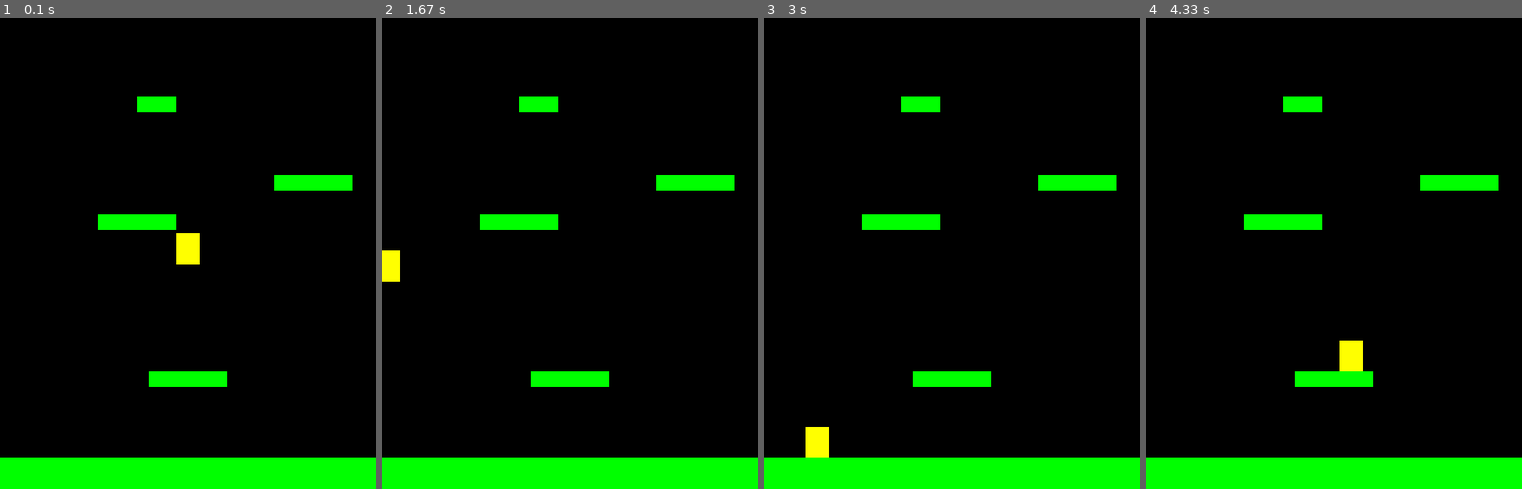
Above: before the commit, frames 1-4 (left to right).
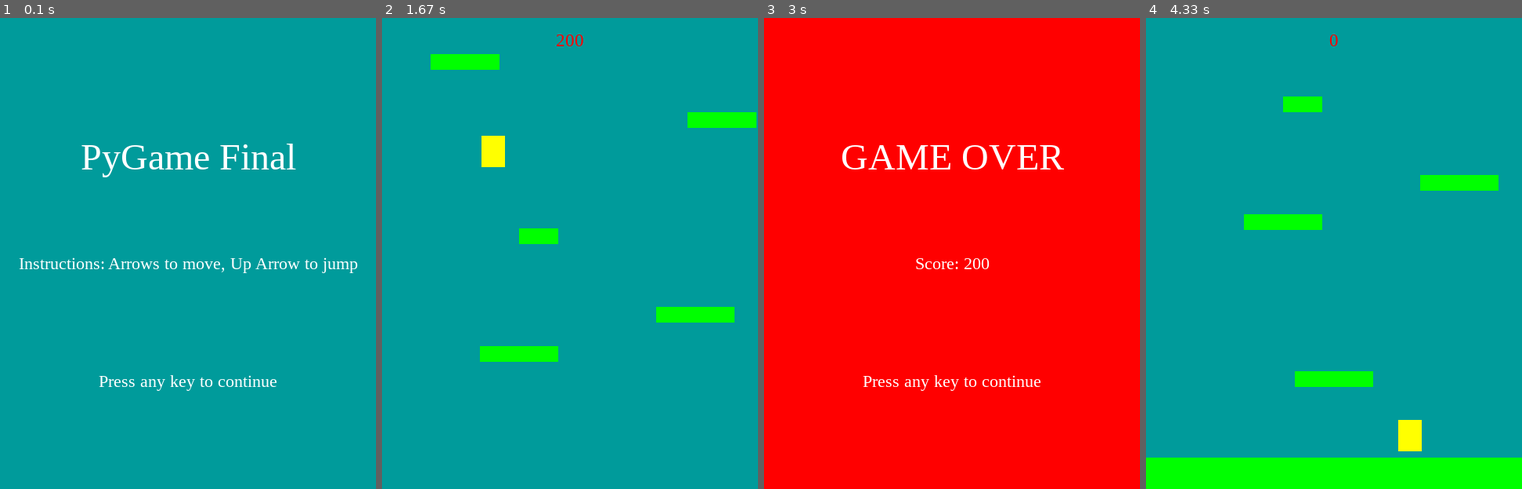
Above: after the commit, the same moments.

Repository: Rydersel/Doodle_Jump_Clone_PyGame
Game: pygame game, started from Main.py
Two runs of this game, one before a commit and one after it. Both use one fixed random seed, a clock stepped at 60 frames per second and the inputs below.
Inputs:
- Up to frame 1 (0.1 s): no input
- Up to frame 2 (1.67 s): hold Left 0.33-0.87 s; hold Left 0.9-1.3 s; hold Up from 1.33 s (still down)
- Up to frame 3 (3 s): release Up at 1.7 s; hold Right 1.73-2.37 s; hold Left 2.4-2.87 s; hold Right from 2.9 s (still down)
- Up to frame 4 (4.33 s): release Right at 3.37 s; hold Up 3.4-3.7 s; hold Right 3.73-4.2 s; hold Left from 4.23 s (still down)

The runs differ from the first frame. In frame 1, 100% of the frame differs, in the area x 0-100%, y 0-100%; in frame 2, 100%; in frame 3, 100%; in frame 4, 91%.

Commit message:
Add files via upload

Diff:
--- /dev/null
+++ b/Final.py
@@ -0,0 +1,279 @@
+
+'''
+Updated at 7:21PM on 5/19/19
+
+'''
+
+# Global constants
+
+# Colors
+
+
+
+class Player(pygame.sprite.Sprite):
+    """ This class represents the bar at the bottom that the player
+        controls. """
+
+    # -- Methods
+    def __init__(self):
+        """ Constructor function """
+
+        # Call the parent's constructor
+        super().__init__()
+
+        # Create an image of the block, and fill it with a color.
+        # This could also be an image loaded from the disk.
+        width = 40
+        height = 60
+        self.image = pygame.Surface([width, height])
+        self.image.fill(RED)
+
+        # Set a referance to the image rect.
+        self.rect = self.image.get_rect()
+
+        # Set speed vector of player
+        self.change_x = 0
+        self.change_y = 0
+
+        # List of sprites we can bump against
+        self.level = None
+
+    def update(self):
+        """ Move the player. """
+        # Gravity
+        self.calc_grav()
+
+        # Move left/right
+        self.rect.x += self.change_x
+
+        # See if we hit anything
+        block_hit_list = pygame.sprite.spritecollide(self, self.level.platform_list, False)
+        for block in block_hit_list:
+            # If we are moving right,
+            # set our right side to the left side of the item we hit
+            if self.change_x > 0:
+                self.rect.right = block.rect.left
+            elif self.change_x < 0:
+                # Otherwise if we are moving left, do the opposite.
+                self.rect.left = block.rect.right
+
+        # Move up/down
+        self.rect.y += self.change_y
+
+        # Check and see if we hit anything
+        block_hit_list = pygame.sprite.spritecollide(self, self.level.platform_list, False)
+        for block in block_hit_list:
+
+            # Reset our position based on the top/bottom of the object.
+            if self.change_y > 0:
+                self.rect.bottom = block.rect.top
+            elif self.change_y < 0:
+                self.rect.top = block.rect.bottom
+
+            # Stop our vertical movement
+            self.change_y = 0
+
+    def calc_grav(self):
+        """ Calculate effect of gravity. """
+        if self.change_y == 0:
+            self.change_y = 1
+        else:
+            self.change_y += .35
+
+        # See if we are on the ground.
+        if self.rect.y >= SCREEN_HEIGHT - self.rect.height and self.change_y >= 0:
+            self.change_y = 0
+            self.rect.y = SCREEN_HEIGHT - self.rect.height
+
+    def jump(self):
+        """ Called when user hits 'jump' button. """
+
+        # move down a bit and see if there is a platform below us.
+        # Move down 2 pixels because it doesn't work well if we only move down
+        # 1 when working with a platform moving down.
+        self.rect.y += 2
+        platform_hit_list = pygame.sprite.spritecollide(self, self.level.platform_list, False)
+        self.rect.y -= 2
+
+        # If it is ok to jump, set our speed upwards
+        if len(platform_hit_list) > 0 or self.rect.bottom >= SCREEN_HEIGHT:
+            self.change_y = -10
+
+    # Player-controlled movement:
+    def go_left(self):
+        """ Called when the user hits the left arrow. """
+        self.change_x = -6
+
+    def go_right(self):
+        """ Called when the user hits the right arrow. """
+        self.change_x = 6
+
+    def stop(self):
+        """ Called when the user lets off the keyboard. """
+        self.change_x = 0
+
+
+class Platform(pygame.sprite.Sprite):
+    """ Platform the user can jump on """
+
+    def __init__(self, width, height):
+        """ Platform constructor. Assumes constructed with user passing in
+            an array of 5 numbers like what's defined at the top of this
+            code. """
+        super().__init__()
+
+        self.image = pygame.Surface([width, height])
+        self.image.fill(GREEN)
+
+        self.rect = self.image.get_rect()
+
+
+class Level(object):
+    """ This is a generic super-class used to define a level.
+        Create a child class for each level with level-specific
+        info. """
+
+    def __init__(self, player):
+        """ Constructor. Pass in a handle to player. Needed for when moving platforms
+            collide with the player. """
+        self.platform_list = pygame.sprite.Group()
+        self.enemy_list = pygame.sprite.Group()
+        self.player = player
+
+        # Background image
+        self.background = None
+
+    # Update everythign on this level
+    def update(self):
+        """ Update everything in this level."""
+        self.platform_list.update()
+        self.enemy_list.update()
+
+    def draw(self, screen):
+        """ Draw everything on this level. """
+
+        # Draw the background
+        screen.fill(BLUE)
+
+        # Draw all the sprite lists that we have
+        self.platform_list.draw(screen)
+        self.enemy_list.draw(screen)
+
+
+# Create platforms for the level
+class Level_01(Level):
+    """ Definition for level 1. """
+
+    def __init__(self, player):
+        """ Create level 1. """
+
+        # Call the parent constructor
+        Level.__init__(self, player)
+
+        # Array with width, height, x, and y of platform
+        level = [[210, 70, 500, 500],
+                 [210, 70, 200, 400],
+                 [210, 70, 600, 300],
+                 ]
+
+        # Go through the array above and add platforms
+        for platform in level:
+            block = Platform(platform[0], platform[1])
+            block.rect.x = platform[2]
+            block.rect.y = platform[3]
+            block.player = self.player
+            self.platform_list.add(block)
+
+
+
+
+
+
+
+
+def main():
+    """ Main Program """
+    pygame.init()
+
+    # Set the height and width of the screen
+    size = [SCREEN_WIDTH, SCREEN_HEIGHT]
+    screen =  pygame.display.set_mode((800,600),pygame.FULLSCREEN)
+
+    pygame.display.set_caption("Platformer Jumper")
+
+    # Create the player
+    player = Player()
+
+    # Create all the levels
+    level_list = []
+    level_list.append( Level_01(player) )
+
+    # Set the current level
+    current_level_no = 0
+    current_level = level_list[current_level_no]
+
+    active_sprite_list = pygame.sprite.Group()
+    player.level = current_level
+
+    player.rect.x = 340
+    player.rect.y = SCREEN_HEIGHT - player.rect.height
+    active_sprite_list.add(player)
+
+    # Loop until the user clicks the close button.
+    done = False
+
+    # Used to manage how fast the screen updates
+    clock = pygame.time.Clock()
+
+    # -------- Main Program Loop -----------
+    while not done:
+        for event in pygame.event.get():
+            if event.type == pygame.QUIT:
+                done = True
+
+            if event.type == pygame.KEYDOWN:
+                if event.key == pygame.K_LEFT:
+                    player.go_left()
+                if event.key == pygame.K_RIGHT:
+                    player.go_right()
+                if event.key == pygame.K_UP:
+                    player.jump()
+
+            if event.type == pygame.KEYUP:
+                if event.key == pygame.K_LEFT and player.change_x < 0:
+                    player.stop()
+                if event.key == pygame.K_RIGHT and player.change_x > 0:
+                    player.stop()
+
+        # Update the player.
+        active_sprite_list.update()
+
+        # Update items in the level
+        current_level.update()
+
+        # If the player gets near the right side, shift the world left (-x)
+        if player.rect.right > SCREEN_WIDTH:
+            player.rect.right = SCREEN_WIDTH
+
+        # If the player gets near the left side, shift the world right (+x)
+        if player.rect.left < 0:
+            player.rect.left = 0
+
+        # ALL CODE TO DRAW SHOULD GO BELOW THIS COMMENT
+        current_level.draw(screen)
+        active_sprite_list.draw(screen)
+
+        # ALL CODE TO DRAW SHOULD GO ABOVE THIS COMMENT
+
+        # Limit to 60 frames per second
+        clock.tick(60)
+
+        # Go ahead and update the screen with what we've drawn.
+        pygame.display.flip()
+
+    # Be IDLE friendly. If you forget this line, the program will 'hang'
+    # on exit.
+    pygame.quit()
+
+if __name__ == "__main__":
+    main()
--- a/Main.py
+++ b/Main.py
@@ -4,17 +4,19 @@
 from Sprites import *
 
 class Game:
+
     def __init__(self):
         # initialize game window, etc
         pg.init()
         pg.mixer.init()
         self.screen = pg.display.set_mode((SCREEN_WIDTH, SCREEN_HEIGHT))
-        pg.display.set_caption("Jump")
+        pg.display.set_caption("Pygame_Final")
         self.clock = pg.time.Clock()
         self.running = True
-
+        self.font_name = pg.font.match_font(FONT_NAME)
     def new(self):
         # start a new game
+        self.score = 0
         self.all_sprites = pg.sprite.Group()
         self.platforms = pg.sprite.Group()
         self.player = Player(self)
@@ -43,15 +45,13 @@
             if hits:
                 self.player.pos.y = hits[0].rect.top
                 self.player.vel.y = 0
-
-
-        # if player reaches top 1/4 of screen
         if self.player.rect.top <= SCREEN_HEIGHT / 4:
             self.player.pos.y += abs(self.player.vel.y)
             for plat in self.platforms:
                 plat.rect.y += abs(self.player.vel.y)
                 if plat.rect.top >= SCREEN_HEIGHT:
                     plat.kill()
+                    self.score += 100
 
         if self.player.rect.bottom > SCREEN_HEIGHT:
             for sprite in self.all_sprites:
@@ -63,7 +63,6 @@
 
 
             self.playing = False
-        # spawn new platforms to keep same average number
         while len(self.platforms) < 6:
             width = random.randrange(50, 100)
             p = Platform(random.randrange(0, SCREEN_WIDTH - width),
@@ -72,29 +71,85 @@
             self.platforms.add(p)
             self.all_sprites.add(p)
 
-    def events(self):
-        # Game Loop - events
-        for event in pg.event.get():
-            # check for closing window
-            if event.type == pg.QUIT:
+    if Switch == 0:
+        def events(self):
+            # Game Loop - events
+            for event in pg.event.get():
+                # check for closing window
+                if event.type == pg.QUIT:
+                    if self.playing:
+                        self.playing = False
+                    self.running = False
+                if event.type == pg.KEYDOWN:
+                    if event.key == pg.K_UP:
+                        self.player.jump()
+    if Switch == 1:
+        def events(self):
+            # Game Loop - events
+            for event in pg.event.get():
+               global x
+               global y
+               x = 50
+               y = 50
+               if event.type == pg.QUIT:
                 if self.playing:
                     self.playing = False
                 self.running = False
-            if event.type == pg.KEYDOWN:
-                if event.key == pg.K_UP:
-                    self.player.jump()
+               if event.type == pg.KEYDOWN:
+                keys = pg.key.get_pressed()
+                if keys[pg.K_LEFT]:
+                    x -= PLAYER_ACC
+                if keys[pg.K_RIGHT]:
+                    x += PLAYER_ACC
+                if keys[pg.K_UP]:
+                    y -= PLAYER_ACC
+                if keys[pg.K_DOWN]:
+                    y += PLAYER_ACC
 
     def draw(self):
         # Game Loop - draw
-        self.screen.fill(BLACK)
+        self.screen.fill(LIGHTBLUE)
         self.all_sprites.draw(self.screen)
+        self.draw_text(str(self.score), 23, RED, SCREEN_WIDTH / 2 , 15)
         pg.display.flip()
 
+
     def show_start_screen(self):
-        pass
+        self.screen.fill(LIGHTBLUE)
+        self.draw_text("PyGame Final"
+                       "", 48, WHITE, SCREEN_WIDTH / 2, SCREEN_HEIGHT / 4)
+        self.draw_text("Instructions: Arrows to move, Up Arrow to jump", 22, WHITE,SCREEN_WIDTH / 2, SCREEN_HEIGHT / 2)
+        self.draw_text("Press any key to continue", 22, WHITE, SCREEN_WIDTH / 2, SCREEN_HEIGHT * 3 /4 )
+        pg.display.flip()
+        self.wait_for_key()
 
     def show_go_screen(self):
-        pass
+        if not self.running:
+            return
+        self.screen.fill(RED)
+        self.draw_text("GAME OVER", 48, WHITE, SCREEN_WIDTH / 2, SCREEN_HEIGHT / 4)
+        self.draw_text("Score: "+ str(self.score), 22, WHITE, SCREEN_WIDTH / 2, SCREEN_HEIGHT / 2)
+        self.draw_text("Press any key to continue", 22, WHITE, SCREEN_WIDTH / 2, SCREEN_HEIGHT * 3 / 4)
+        pg.display.flip()
+        self.wait_for_key()
+
+    def wait_for_key(self):
+        waiting = True
+        while waiting:
+            self.clock.tick(60)
+            for event in pg.event.get():
+                if event.type == pg.QUIT:
+                    waiting = False
+                    self.running = False
+                if event.type == pg.KEYUP:
+                    waiting = False
+
+    def draw_text(self, text, size, color, x, y):
+        font = pg.font.Font(self.font_name, size)
+        text_surface = font.render(text, True, color)
+        text_rect = text_surface.get_rect()
+        text_rect.midtop = (x, y)
+        self.screen.blit(text_surface, text_rect)
 
 g = Game()
 g.show_start_screen()
--- a/Settings.py
+++ b/Settings.py
@@ -1,3 +1,4 @@
+import pygame as pg
 WHITE = (255, 255, 255)
 BLACK = (0, 0, 0)
 RED = (255, 0, 0)
@@ -10,7 +11,15 @@
 PLAYER_GRAV = 0.8
 PLAYER_ACC = 0.5
 PLAYER_FRICTION = -0.12
-Switch = False
+Switch = 0
+PLAYER_JUMP = 20
+FONT_NAME = 'Times New Roman'
+lava_x = 0
+lava_y = 0
+def changespeed(self, x, y):
+    """ Change the speed of the player. """
+    self.change_x += x
+    self.change_y += y
 
 PLATFORM_LIST = [(0, SCREEN_HEIGHT - 40, SCREEN_WIDTH, 40),
                  (SCREEN_WIDTH / 2 - 50, SCREEN_HEIGHT * 3 / 4, 100, 20),
